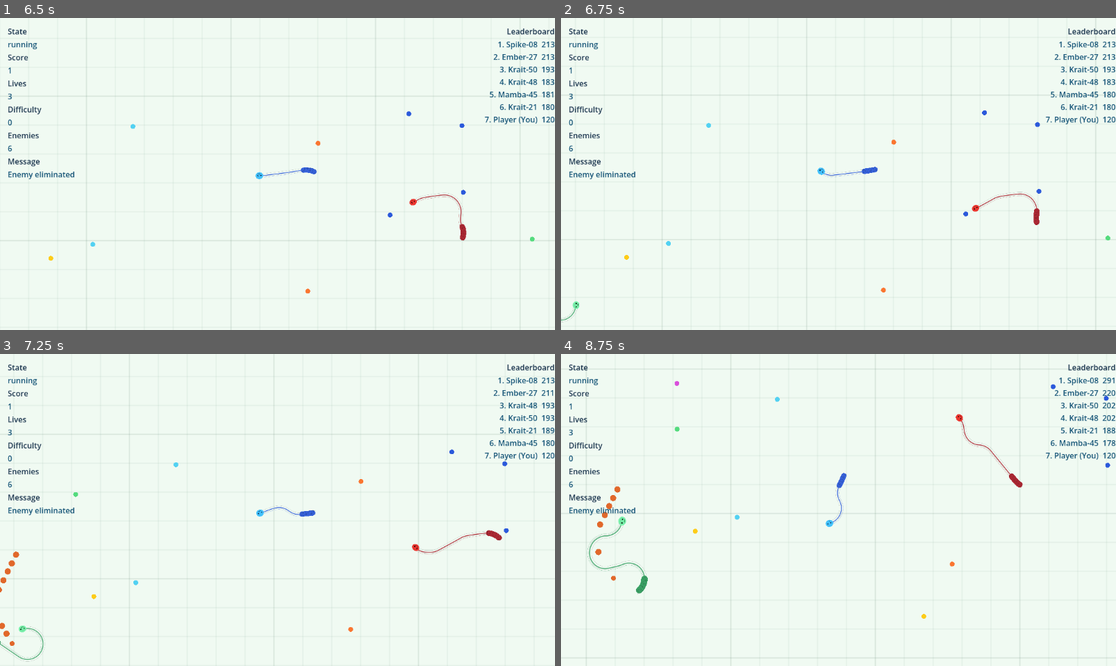
Above: before the commit, frames 1-4 (two rows, left to right).
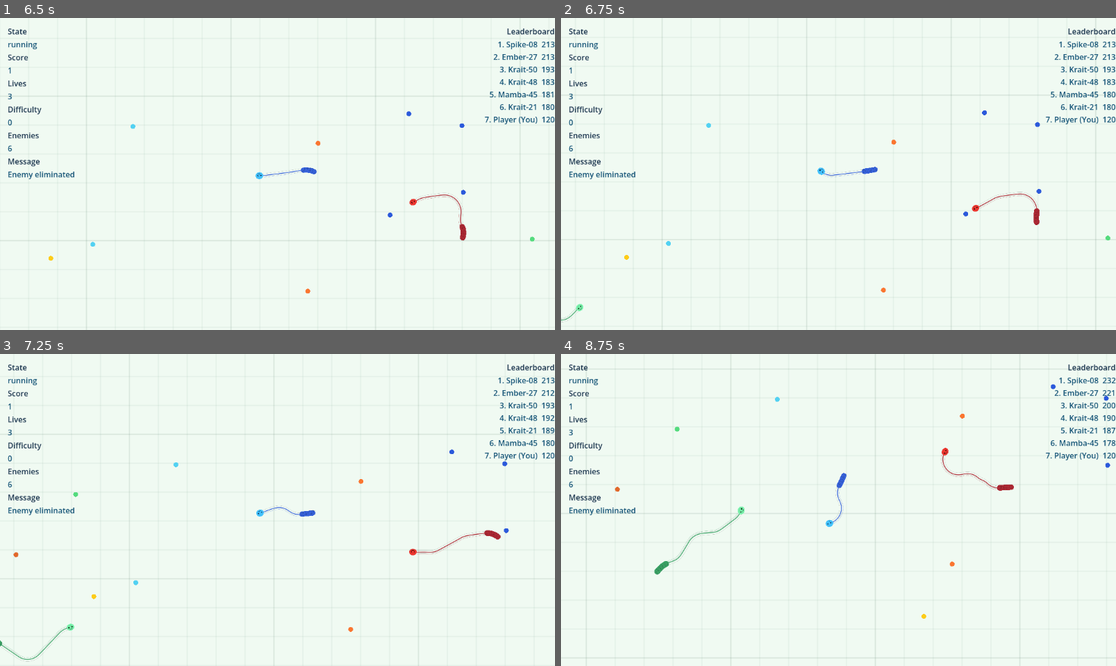
Above: after the commit, the same moments.

Repository: Jlu-waterbrother/snake_combat
Game: Godot game, scene res://scenes/main/main.tscn
The game is run twice, just before and just after one commit, with the same random seed, the same clock (stepped at 60 frames per second) and the same inputs.
Inputs (mouse positions are in pixels of both pictures, inside the frame that each line leads up to):
- Up to frame 1 (6.5 s): click "Start Match" at 0.5 s; tap Enter at 1.25 s; move the mouse to (249, 236) at 1.27 s; hold D (turn_right) 1.28-2 s; hold Shift (boost) 1.28-2 s; click (249, 236) at 1.42 s; drag from (444, 220) to (355, 298) at 2.02 s; move the mouse to (111, 127) at 2.77 s; hold A (turn_left) 2.78-3.5 s; hold Shift (boost) 2.78-3.5 s; drag from (305, 174) to (216, 233) at 3.52 s; move the mouse to (194, 96) at 4.27 s; hold A (turn_left) 4.28-5 s; hold Shift (boost) 4.28-5 s; drag from (399, 158) to (22, 202) at 5.02 s; move the mouse to (166, 189) at 5.77 s; hold D (turn_right) from 5.78 s (still down); hold Shift (boost) from 5.78 s (still down); click (166, 189) at 5.92 s
- Up to frame 2 (6.75 s): release D (turn_right) at 6.5 s; release Shift (boost) at 6.5 s; drag from (894, 105) to (610, 258) at 6.52 s
- Up to frame 3 (7.25 s): no input
- Up to frame 4 (8.75 s): move the mouse to (810, 572) at 7.27 s; hold D (turn_right) 7.28-8 s; hold Shift (boost) 7.28-8 s; drag from (1005, 556) to (688, 572) at 8.02 s

Frame 1 is identical in both runs. In frame 2, less than 0.1% of the frame differs, in the area x 1-5%, y 90-96%; in frame 3, 0.4%; in frame 4, 1.0%, in the area x 4-100%, y 7-78%.

Commit message:
重生优化 死亡掉落食物优化

Diff:
--- a/scripts/managers/snake_manager.gd
+++ b/scripts/managers/snake_manager.gd
@@ -23,6 +23,7 @@
 @export var enemy_spawn_front_block_dot: float = 0.2
 @export var player_spawn_attempts: int = 36
 @export var player_spawn_clearance_radius: float = 24.0
+@export var respawn_clearance_radius: float = 140.0
 @export var player_respawn_invincibility_seconds: float = 3.0
 @export var world_radius: float = 2200.0
 @export var head_to_body_collision_radius: float = 8.0
@@ -73,6 +74,7 @@
 var _invincibility_remaining: Dictionary[StringName, float] = {}
 var _snake_display_names: Dictionary[StringName, String] = {}
 var _player_mouse_controls_enabled: bool = true
+var _enemy_spawn_retry_queued: bool = false
 
 func _ready() -> void:
 	_rng.randomize()
@@ -166,11 +168,9 @@
 		var snake_node: Node2D = _snake_nodes[snake_id]
 		drop_position = snake_node.global_position
 		drop_color = _snake_drop_food_color_from_node(snake_node)
-		if allow_mass_drop and snake_node.has_method("get_body_length"):
-			var body_length_value: Variant = snake_node.call("get_body_length")
-			if body_length_value is float or body_length_value is int:
-				var growth_unit: float = max(growth_per_food, 1.0)
-				drop_amount = int(max(round(float(body_length_value) / growth_unit), 4.0))
+		if allow_mass_drop:
+			var consumed_food: int = int(_scores.get(snake_id, 0))
+			drop_amount = max(int(floor(float(max(consumed_food, 0)) * 0.5)), 0)
 		if allow_mass_drop and snake_node.has_method("get_body_points"):
 			var drop_points_value: Variant = snake_node.call("get_body_points")
 			if drop_points_value is PackedVector2Array:
@@ -268,16 +268,23 @@
 		kill_snake(enemy_id, &"despawned")
 
 func _spawn_next_enemy() -> void:
-	var enemy_id: StringName = StringName("enemy_%d" % _next_enemy_index)
-	_next_enemy_index += 1
+	var enemy_index: int = _next_enemy_index
+	var enemy_id: StringName = StringName("enemy_%d" % enemy_index)
 	var enemy_scene: PackedScene = enemy_snake_scene if enemy_snake_scene != null else player_snake_scene
 	if enemy_scene == null:
 		push_error("enemy_snake_scene and fallback player_snake_scene are both null.")
 		return
 
-	if not _spawn_snake(enemy_id, enemy_scene, _sample_enemy_spawn_position(), true):
-		return
-
+	var spawn_position: Vector2 = _sample_enemy_spawn_position()
+	if not spawn_position.is_finite():
+		_queue_enemy_spawn_retry()
+		return
+	if not _spawn_snake(enemy_id, enemy_scene, spawn_position, true):
+		_queue_enemy_spawn_retry()
+		return
+
+	_next_enemy_index = enemy_index + 1
+	_enemy_spawn_retry_queued = false
 	_enemy_ids.append(enemy_id)
 	_enemy_states[enemy_id] = STATE_PATROL
 	_enemy_targets[enemy_id] = _snake_nodes[enemy_id].global_position + Vector2.RIGHT * 120.0
@@ -288,7 +295,24 @@
 	score_changed.emit(enemy_id, 0)
 	enemy_state_changed.emit(enemy_id, STATE_PATROL)
 
+func _queue_enemy_spawn_retry() -> void:
+	if _enemy_spawn_retry_queued:
+		return
+	_enemy_spawn_retry_queued = true
+	call_deferred("_retry_enemy_spawn_if_needed")
+
+func _retry_enemy_spawn_if_needed() -> void:
+	_enemy_spawn_retry_queued = false
+	if _enemy_ids.size() >= _target_enemy_count:
+		return
+	_sync_enemy_count()
+
 func _spawn_snake(snake_id: StringName, snake_scene: PackedScene, spawn_position: Vector2, is_enemy: bool) -> bool:
+	if not spawn_position.is_finite():
+		return false
+	if not _is_spawn_position_safe(spawn_position, _effective_respawn_clearance_radius()):
+		return false
+
 	var snake_node := snake_scene.instantiate() as Node2D
 	if snake_node == null:
 		push_error("Snake scene must instantiate to Node2D.")
@@ -340,6 +364,7 @@
 func _sample_enemy_spawn_position() -> Vector2:
 	var min_radius: float = max(enemy_spawn_radius_min, 120.0)
 	var max_radius: float = max(enemy_spawn_radius_max, min_radius + 1.0)
+	var clearance_radius: float = _effective_respawn_clearance_radius()
 	var has_player: bool = _player_snake_id != &"" and _snake_nodes.has(_player_snake_id)
 	var player_position: Vector2 = Vector2.ZERO
 	var player_heading: Vector2 = Vector2.RIGHT
@@ -352,32 +377,40 @@
 
 	var front_dot_limit: float = clamp(enemy_spawn_front_block_dot, -1.0, 1.0)
 	var safe_radius: float = max(enemy_spawn_player_safe_radius, 0.0)
-	for _attempt: int in range(max(enemy_spawn_attempts, 1)):
+	var attempts: int = max(enemy_spawn_attempts, 1)
+	for _attempt: int in range(attempts):
 		var candidate: Vector2 = _sample_ring_spawn_position(min_radius, max_radius)
-		if not has_player:
-			return candidate
-
-		var to_candidate: Vector2 = candidate - player_position
-		if to_candidate.length() < safe_radius:
-			continue
-		if to_candidate == Vector2.ZERO:
-			continue
-		if to_candidate.normalized().dot(player_heading) > front_dot_limit:
+		if has_player:
+			var to_candidate: Vector2 = candidate - player_position
+			if to_candidate.length() < safe_radius:
+				continue
+			if to_candidate == Vector2.ZERO:
+				continue
+			if to_candidate.normalized().dot(player_heading) > front_dot_limit:
+				continue
+		if not _is_spawn_position_safe(candidate, clearance_radius):
 			continue
 		return candidate
 
-	if not has_player:
-		return _sample_ring_spawn_position(min_radius, max_radius)
-
-	var fallback_heading: Vector2 = -player_heading
-	if fallback_heading == Vector2.ZERO:
-		fallback_heading = _random_direction()
-	var fallback_distance: float = max(safe_radius, min_radius)
-	var fallback_point: Vector2 = player_position + fallback_heading.normalized() * fallback_distance
-	var max_world_radius: float = max(world_radius - 40.0, 120.0)
-	if fallback_point.length() > max_world_radius:
-		fallback_point = fallback_point.normalized() * max_world_radius
-	return fallback_point
+	var wide_search_radius: float = max(world_radius - clearance_radius - 48.0, max_radius)
+	for _attempt: int in range(attempts):
+		var candidate: Vector2 = _random_point_in_radius(wide_search_radius)
+		if _is_spawn_position_safe(candidate, clearance_radius):
+			return candidate
+
+	if has_player:
+		var fallback_heading: Vector2 = -player_heading
+		if fallback_heading == Vector2.ZERO:
+			fallback_heading = _random_direction()
+		var fallback_distance: float = max(safe_radius, min_radius)
+		var fallback_point: Vector2 = player_position + fallback_heading.normalized() * fallback_distance
+		var max_world_radius: float = max(world_radius - clearance_radius - 40.0, 120.0)
+		if fallback_point.length() > max_world_radius:
+			fallback_point = fallback_point.normalized() * max_world_radius
+		if _is_spawn_position_safe(fallback_point, clearance_radius):
+			return fallback_point
+
+	return Vector2.INF
 
 func _sample_ring_spawn_position(min_radius: float, max_radius: float) -> Vector2:
 	var angle: float = _rng.randf_range(0.0, TAU)
@@ -386,41 +419,44 @@
 
 func _sample_player_spawn_position() -> Vector2:
 	var attempts: int = max(player_spawn_attempts, 1)
-	var clearance_radius: float = max(player_spawn_clearance_radius, 8.0)
+	var clearance_radius: float = _effective_respawn_clearance_radius()
 	var safe_world_radius: float = max(world_radius - clearance_radius - 48.0, 140.0)
 	var preferred_radius: float = min(safe_world_radius, max(world_radius * 0.35, 160.0))
-	var best_candidate: Vector2 = Vector2.ZERO
-	var best_clearance: float = -INF
 
 	for _attempt: int in range(attempts):
 		var candidate: Vector2 = _random_point_in_radius(preferred_radius)
-		var clearance: float = _spawn_position_clearance(candidate, clearance_radius)
-		if clearance > best_clearance:
-			best_clearance = clearance
-			best_candidate = candidate
 		if _is_spawn_position_safe(candidate, clearance_radius):
 			return candidate
 
 	for _attempt: int in range(attempts):
 		var candidate: Vector2 = _random_point_in_radius(safe_world_radius)
-		var clearance: float = _spawn_position_clearance(candidate, clearance_radius)
-		if clearance > best_clearance:
-			best_clearance = clearance
-			best_candidate = candidate
 		if _is_spawn_position_safe(candidate, clearance_radius):
 			return candidate
 
-	if _is_spawn_position_safe(best_candidate, clearance_radius):
-		return best_candidate
-	if _is_spawn_position_safe(Vector2.ZERO, clearance_radius):
-		return Vector2.ZERO
-	return best_candidate
+	var radial_steps: int = 24
+	var ring_count: int = 4
+	for ring_index: int in range(1, ring_count + 1):
+		var ring_ratio: float = float(ring_index) / float(ring_count)
+		var ring_radius: float = safe_world_radius * ring_ratio
+		for step: int in range(radial_steps):
+			var angle: float = TAU * float(step) / float(radial_steps)
+			var candidate: Vector2 = Vector2(cos(angle), sin(angle)) * ring_radius
+			if _is_spawn_position_safe(candidate, clearance_radius):
+				return candidate
+
+	return Vector2.INF
+
+func _effective_respawn_clearance_radius() -> float:
+	return max(max(player_spawn_clearance_radius, respawn_clearance_radius), 8.0)
 
 func _is_spawn_position_safe(candidate: Vector2, clearance_radius: float) -> bool:
+	if not candidate.is_finite():
+		return false
 	if candidate.length() + clearance_radius >= world_radius - 40.0:
 		return false
 
 	var body_probe_radius: float = max(clearance_radius, head_to_body_collision_radius)
+	var spawn_sample_step: int = 1
 	for snake_id: StringName in _snake_nodes.keys():
 		var snake_node: Node2D = _snake_nodes[snake_id]
 		var min_head_clearance: float = _snake_head_radius(snake_id) + clearance_radius + 12.0
@@ -433,7 +469,7 @@
 				candidate,
 				body_probe_radius,
 				0,
-				max(head_to_body_sample_step, 1)
+				spawn_sample_step
 			)
 			if collided_value is bool and collided_value:
 				return false
--- a/scripts/world/world.gd
+++ b/scripts/world/world.gd
@@ -27,6 +27,7 @@
 @export var boundary_warning_band: float = 180.0
 @export var player_lives: int = 3
 @export var difficulty_tick_interval: float = 0.5
+@export var respawn_retry_interval: float = 0.3
 
 @onready var snake_manager := $SnakeManager
 @onready var food_manager := $FoodManager
@@ -44,6 +45,8 @@
 var _pre_pause_state: StringName = &"running"
 var _last_leaderboard_signature: String = ""
 var _player_mouse_controls_enabled: bool = true
+var _current_match_state: StringName = &"stopped"
+var _respawn_retry_queued: bool = false
 
 func _ready() -> void:
 	snake_manager.snake_spawned.connect(_on_snake_spawned)
@@ -123,6 +126,7 @@
 
 	_difficulty_level = 0
 	_difficulty_check_cooldown = 0.0
+	_respawn_retry_queued = false
 	snake_manager.set_target_enemy_count(_base_enemy_count)
 	snake_manager.set_ai_difficulty_scalars(1.0, 1.0)
 	difficulty_changed.emit(_difficulty_level, _base_enemy_count)
@@ -140,6 +144,7 @@
 
 func stop_match() -> void:
 	_camera_target_snake_id = &""
+	_respawn_retry_queued = false
 	_set_match_state(&"stopped")
 	_emit_leaderboard_if_changed()
 
@@ -250,7 +255,7 @@
 			_set_match_state(&"ended")
 			return
 		_set_match_state(&"respawning")
-		call_deferred("_respawn_player")
+		_queue_player_respawn_retry(0.0)
 
 func _on_snake_mass_dropped(world_position: Vector2, amount: int, bypass_food_cap: bool, drop_kind: StringName, drop_color: Color) -> void:
 	var split_into_units: bool = drop_kind != &"defeat"
@@ -266,6 +271,7 @@
 	enemy_state_changed.emit(snake_id, state)
 
 func _set_match_state(state: StringName) -> void:
+	_current_match_state = state
 	if state != &"paused":
 		_pre_pause_state = state
 	match_state_changed.emit(state)
@@ -273,10 +279,31 @@
 	if game_state != null:
 		game_state.set_match_state(state)
 
+func _queue_player_respawn_retry(delay_seconds: float) -> void:
+	if _respawn_retry_queued:
+		return
+	_respawn_retry_queued = true
+	var delay: float = max(delay_seconds, 0.0)
+	if delay <= 0.0:
+		call_deferred("_attempt_player_respawn")
+		return
+	var timer: SceneTreeTimer = get_tree().create_timer(delay)
+	timer.timeout.connect(_attempt_player_respawn)
+
+func _attempt_player_respawn() -> void:
+	_respawn_retry_queued = false
+	if _remaining_lives <= 0:
+		return
+	if _current_match_state != &"respawning":
+		return
+	if snake_manager.has_snake(&"player"):
+		return
+	_respawn_player()
+
 func _respawn_player() -> void:
 	var player_snake_id: StringName = snake_manager.spawn_player_snake()
 	if player_snake_id == &"":
-		_set_match_state(&"ended")
+		_queue_player_respawn_retry(max(respawn_retry_interval, 0.05))
 		return
 
 	_camera_target_snake_id = player_snake_id
